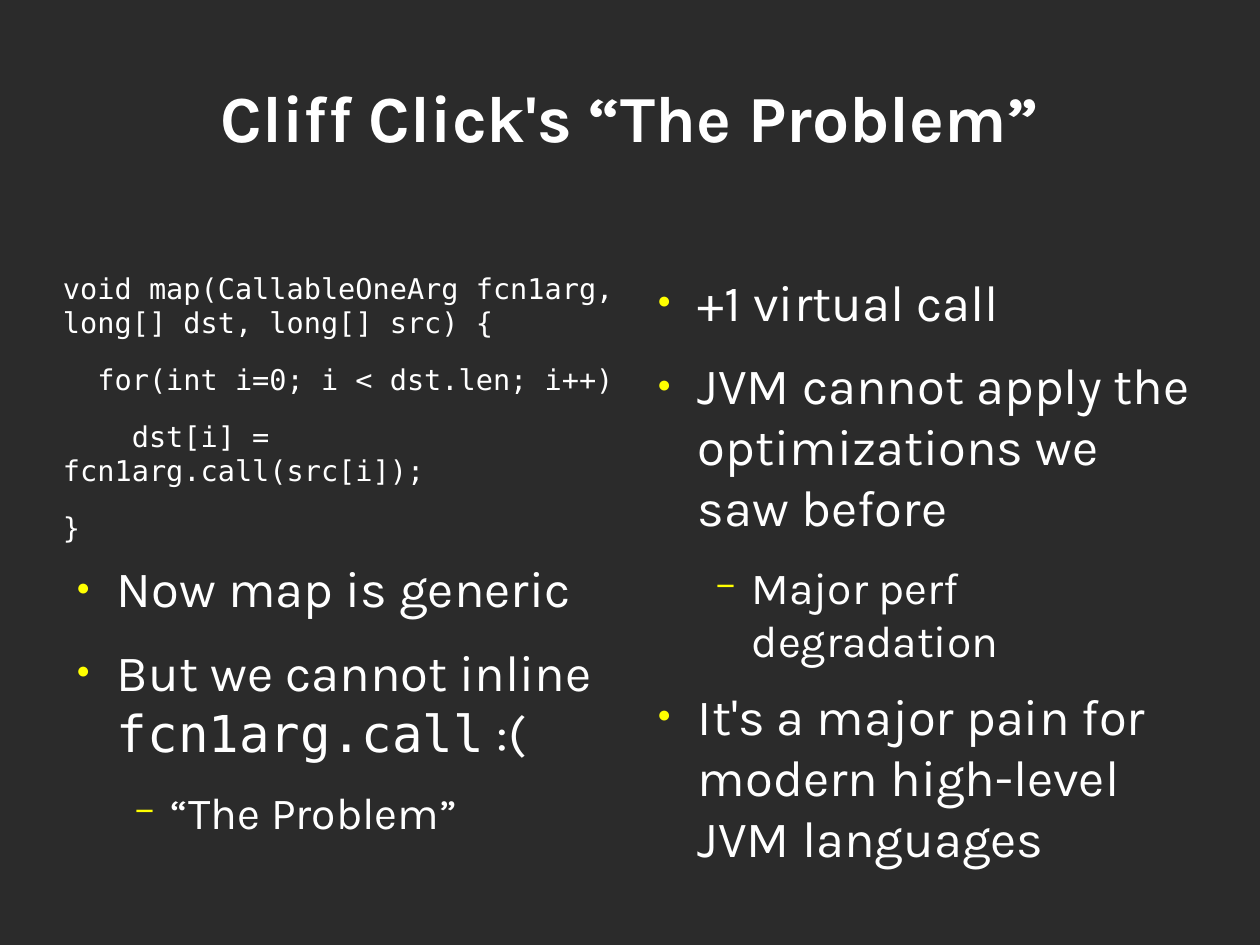
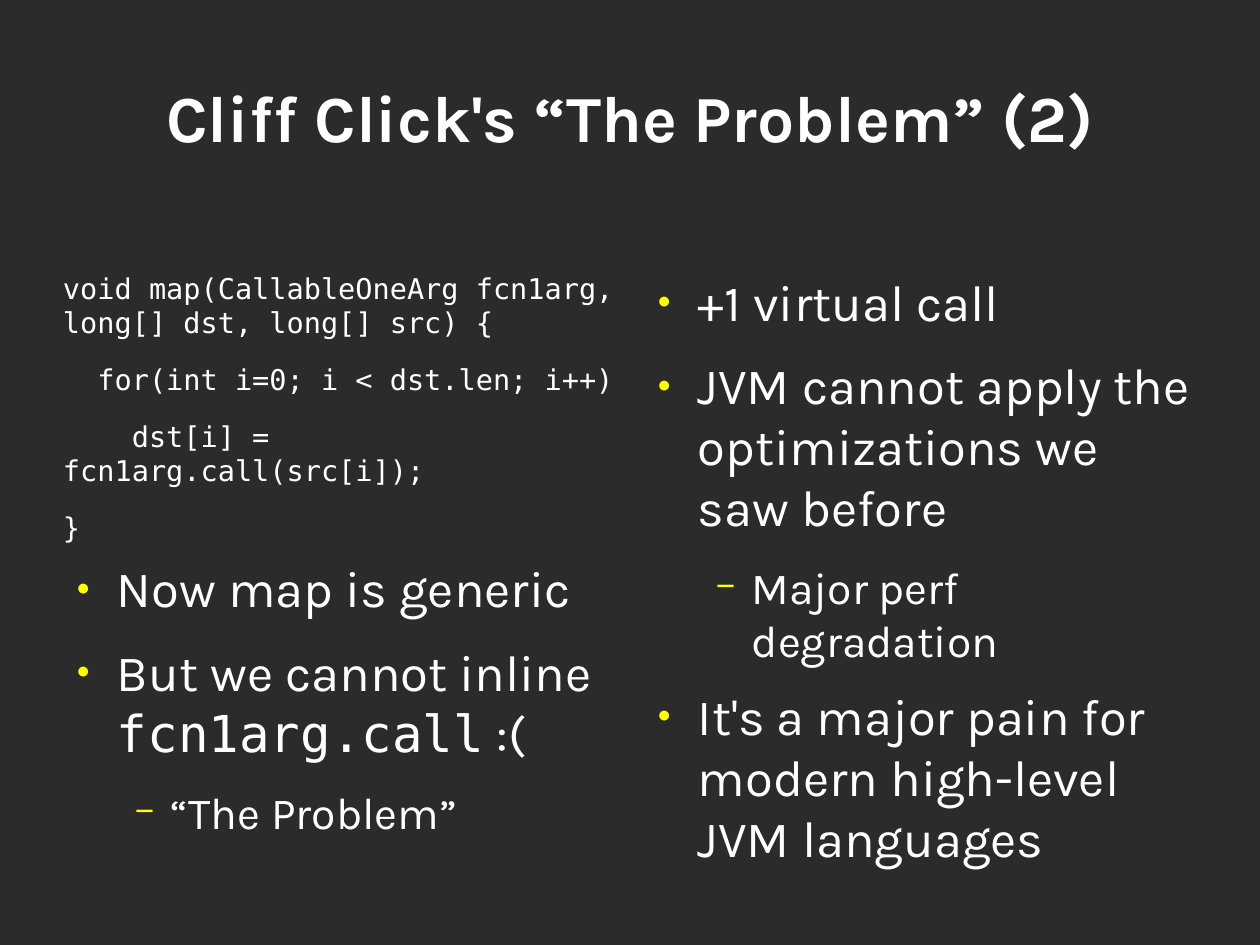
Before and after one commit to geo-kollias/msc-thesis-tex, a slide deck: slide 4 of geokollias_msc_thesis_pres.odp. Drawn at 1260x945 pixels with LibreOffice and Linux fonts; fonts in the diff are those of the drawing; background and template pictures are left out; a plain dark background stands for a picture behind light text. Boxes give left, top, right and bottom in pixels: in the first picture for what was removed or moved away, otherwise in the second. Text is boxed around its words. In the diff, an @@ line names an element or a change of style, - is before the commit and + after.

```diff
--- a/geokollias_msc_thesis_pres.odp
+++ b/geokollias_msc_thesis_pres.odp
@@ title at bbox=[166, 92, 1093, 150]: text changed @@
-Cliff Click's “The Problem”
+Cliff Click's “The Problem” (2)
```
Also in this commit, not shown: 10 other slides changed, 4 slides added.
